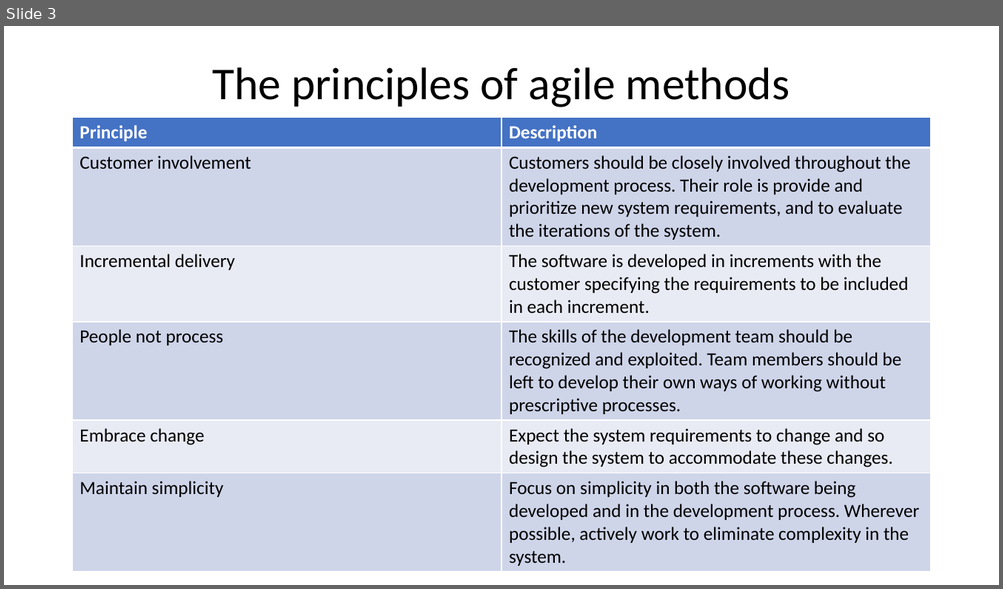
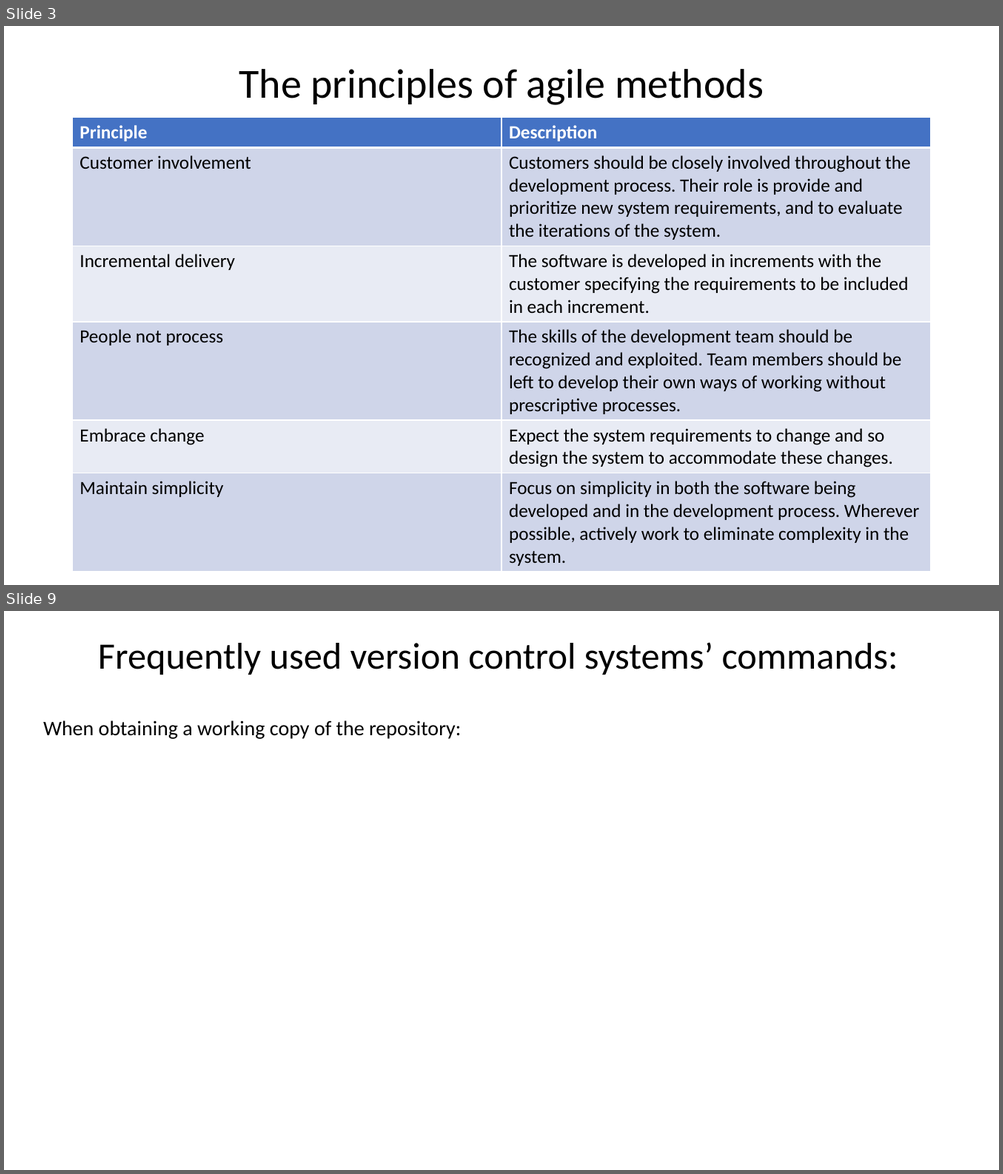
Before and after one commit to crioflorido/AgileSoftwareDevelopment, a slide deck: Agile Development.pptx. Shown one above the other, each under a label of ours: slide 3 before the commit, slides 3 and 9 after it; the slides between them are not shown. The pictures are 1003x589 and 1003x1174 pixels, drawn with LibreOffice and Linux fonts; fonts in the diff are those of the drawing. Boxes give left, top, right and bottom in pixels: in the first picture for what was removed or moved away, otherwise in the second. Text is boxed around its words. In the diff, an @@ line names an element or a change of style, - is before the commit and + after.

Commit message:
Updated outline file and added slides for version control systems

```diff
--- a/Agile Development.pptx
+++ b/Agile Development.pptx
@@ slide 9 added at (4, 611, 999, 1170), background #FFFFFF @@
@@ text added at (98, 642, 898, 675), 36 pt, text #000000 @@
+Frequently used version control systems’ commands:
@@ text added at (43, 721, 461, 739), 20 pt, text #000000 @@
+When obtaining a working copy of the repository:
@@ slide 3 changed as well @@
@@ title "The principles of agile methods" at (239, 69, 763, 105): size 44 to 40 pt @@
```
Also in this commit, not shown: 1 other slide changed, 6 other slides added, 1 slide removed, 4 other files.
